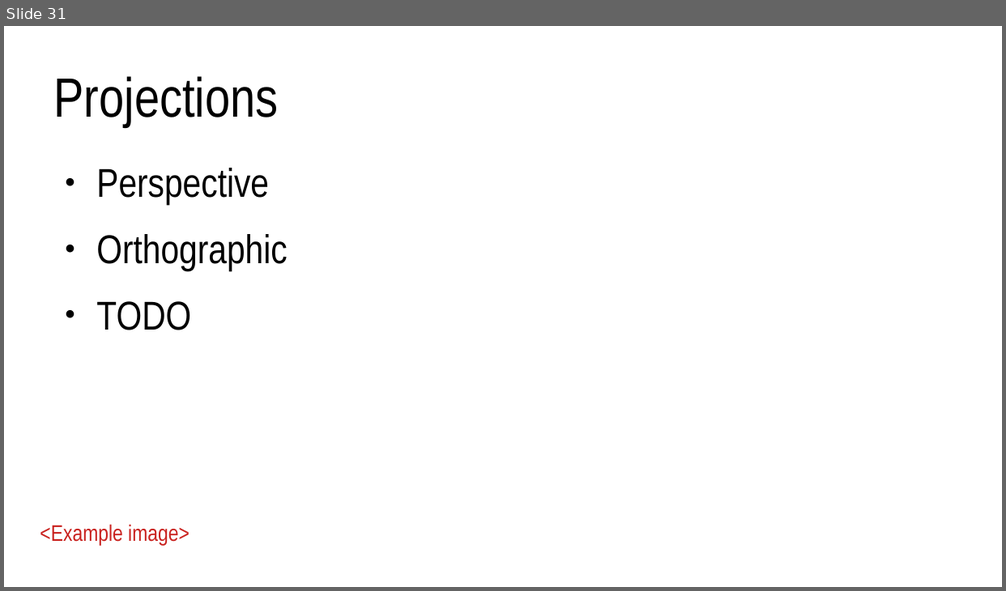
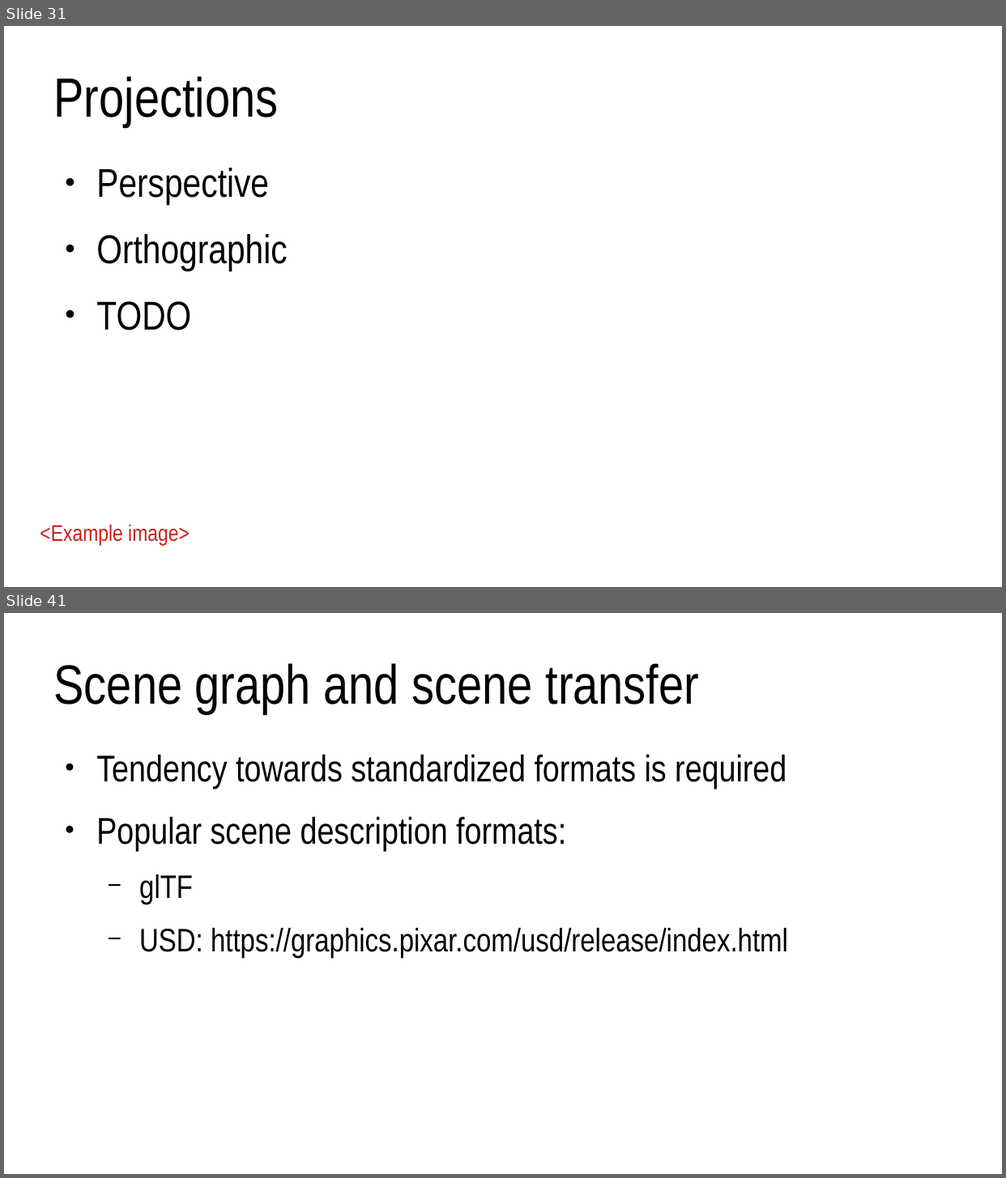
Before and after one commit to lorentzo/IntroductionToComputerGraphics, a slide deck: lectures/3_foundations_3d_scene/3_5_transformations.odp. Shown one above the other, each under a label of ours: slide 31 before the commit, slides 31 and 41 after it; the slides between them are not shown. The pictures are 1006x591 and 1006x1178 pixels, drawn with LibreOffice and Linux fonts; fonts in the diff are those of the drawing. Boxes give left, top, right and bottom in pixels: in the first picture for what was removed or moved away, otherwise in the second. Text is boxed around its words. In the diff, an @@ line names an element or a change of style, - is before the commit and + after.

```diff
--- a/lectures/3_foundations_3d_scene/3_5_transformations.odp
+++ b/lectures/3_foundations_3d_scene/3_5_transformations.odp
@@ slide 41 added at (4, 613, 1002, 1174), background #FFFFFF @@
@@ title added at (54, 663, 700, 714), 44 pt, text #000000 @@
+Scene graph and scene transfer
@@ text added at (96, 754, 788, 957), 29.6 pt, text #000000 @@
+● Tendency towards standardized formats is required
+● Popular scene description formats:
+  − glTF
+  − USD: https://graphics.pixar.com/usd/release/index.html
```
Also in this commit, not shown: 1 slide changed, 12 other slides added, 4 other files.
